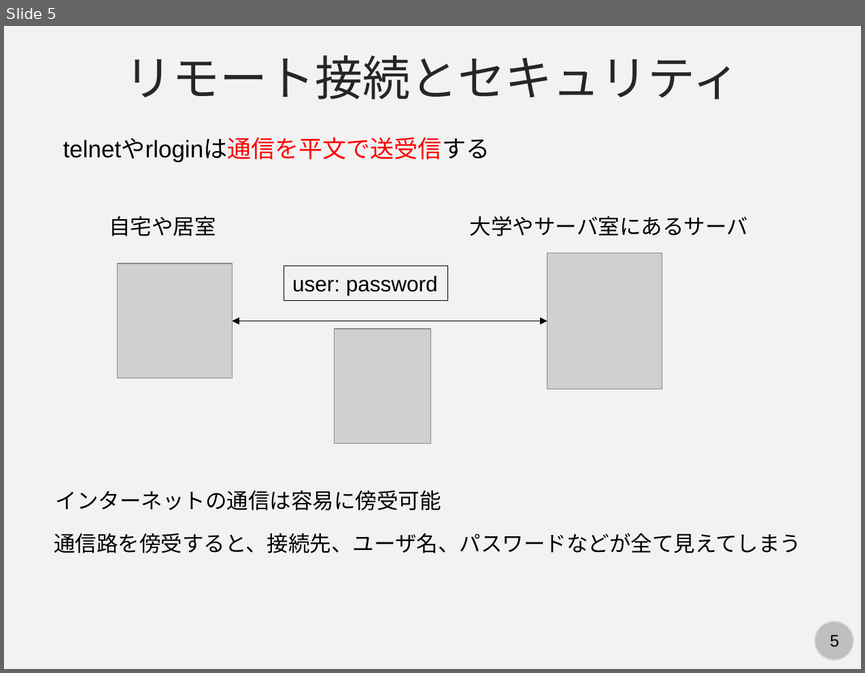
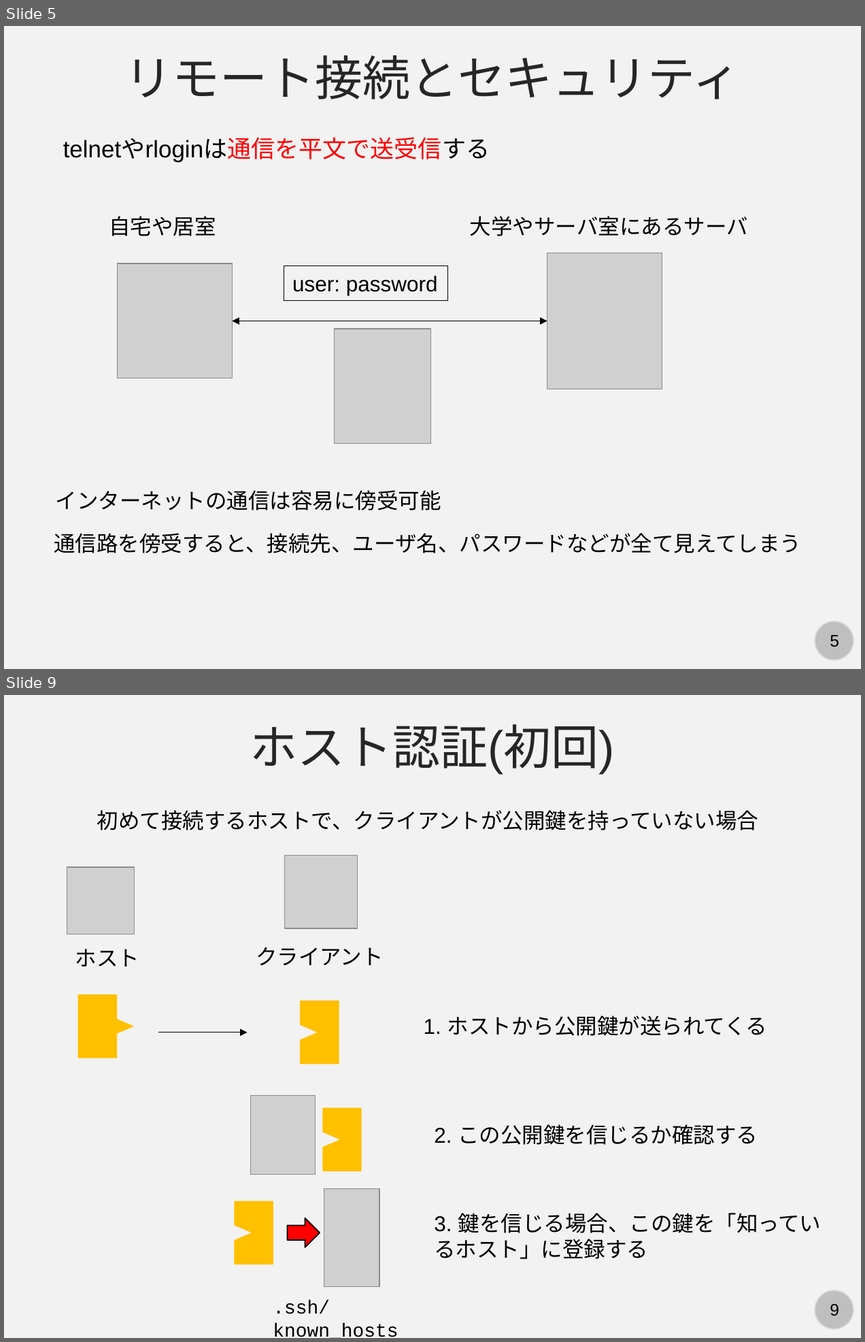
Before and after one commit to kaityo256/lab_startup, a slide deck: ssh/ssh.pptx. Shown one above the other, each under a label of ours: slide 5 before the commit, slides 5 and 9 after it; the slides between them are not shown. The pictures are 865x673 and 865x1342 pixels, drawn with LibreOffice and Linux fonts; fonts in the diff are those of the drawing; grey boxes stand for pictures. Boxes give left, top, right and bottom in pixels: in the first picture for what was removed or moved away, otherwise in the second. Text is boxed around its words. In the diff, an @@ line names an element or a change of style, - is before the commit and + after.

```diff
--- a/ssh/ssh.pptx
+++ b/ssh/ssh.pptx
@@ slide 9 added at <box>4,695,861,1338</box>, background #F2F2F2; not listed: 2 template elements that a slide beside it also shows @@
@@ text added at <box>250,724,615,775</box>, 40 pt, text #262626 @@
+ホスト認証(初回)
@@ text added at <box>97,810,758,830</box>, 18 pt, text #000000 @@
+初めて接続するホストで、クライアントが公開鍵を持っていない場合
@@ picture added at <box>284,855,357,928</box> @@
@@ picture added at <box>67,867,133,934</box> @@
@@ text added at <box>75,949,139,966</box>, 18 pt, text #000000 @@
+ホスト
@@ text added at <box>256,947,383,966</box>, 18 pt, text #000000 @@
+クライアント
@@ rectangle added at <box>77,994,117,1057</box>, fill #FFC000 @@
@@ triangle added at <box>100,1011,135,1040</box>, fill #FFC000 @@
@@ triangle added at <box>283,1018,317,1047</box>, fill #F2F2F2 @@
@@ rectangle added at <box>300,1001,339,1064</box>, fill #FFC000 @@
@@ text added at <box>424,1015,767,1036</box>, 18 pt, text #000000 @@
+1. ホストから公開鍵が送られてくる
@@ arrow added from (158, 1032) to (247, 1032), #000000 0.5 pt @@
@@ picture added at <box>251,1095,315,1174</box> @@
@@ rectangle added at <box>323,1108,362,1172</box>, fill #FFC000 @@
@@ triangle added at <box>306,1125,340,1154</box>, fill #F2F2F2 @@
@@ text added at <box>434,1124,757,1144</box>, 18 pt, text #000000 @@
+2. この公開鍵を信じるか確認する
@@ rectangle added at <box>235,1200,274,1264</box>, fill #FFC000 @@
@@ picture added at <box>324,1189,379,1287</box> @@
@@ triangle added at <box>216,1218,251,1246</box>, fill #F2F2F2 @@
@@ right arrow added at <box>288,1218,320,1246</box>, fill #FF0000, outline #000000 1 pt @@
@@ text added at <box>434,1212,821,1259</box>, 18 pt, text #000000 @@
+3. 鍵を信じる場合、この鍵を「知っているホスト」に登録する
@@ text added at <box>273,1300,398,1338</box>, 16 pt, text #000000 @@
+.ssh/known_hosts
```
Also in this commit, not shown: 1 slide changed, 10 other slides added, 1 slide removed.
